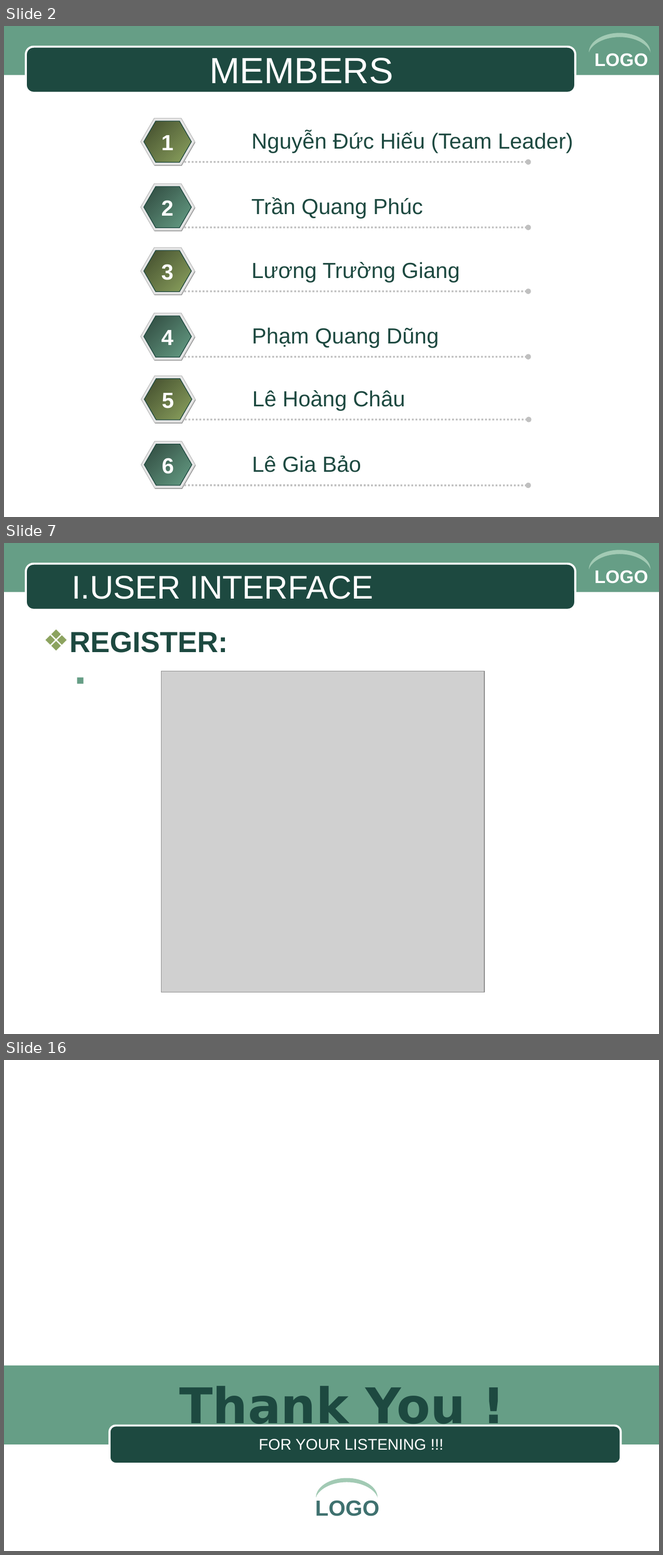
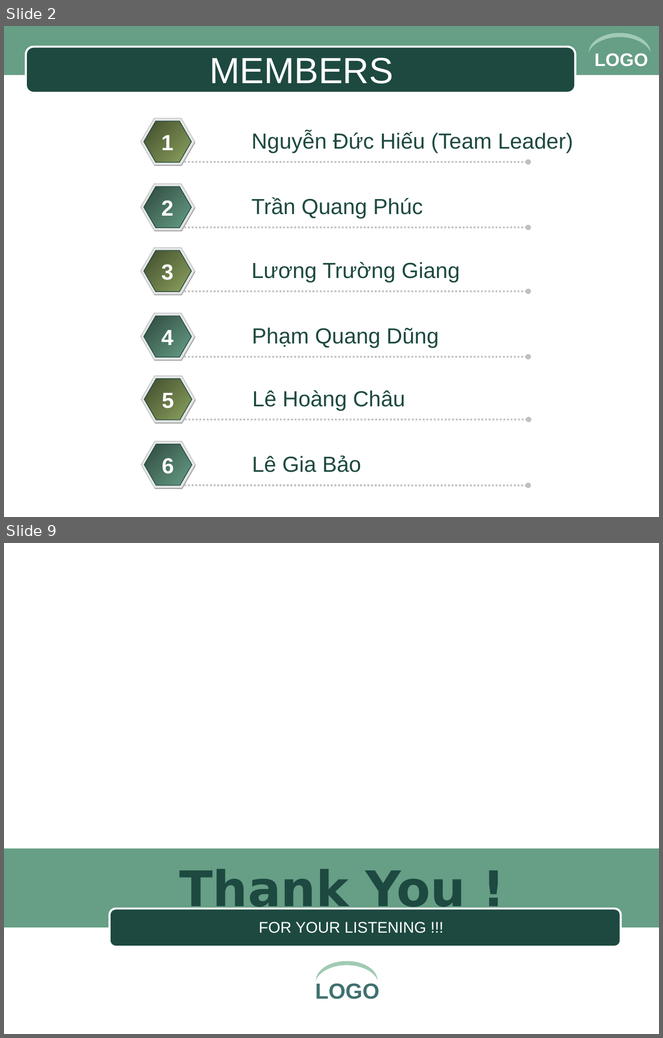
Before and after one commit to michelnguyen567/DoAn, a slide deck: baocao_slide/slide.ppt. Shown one above the other, each under a label of ours: slides 2, 7 and 16 before the commit, slides 2 and 9 after it; the slides between them are not shown. The pictures are 663x1555 and 663x1038 pixels, drawn with LibreOffice and Linux fonts; fonts in the diff are those of the drawing; grey boxes stand for pictures; background and template pictures are left out. Boxes give left, top, right and bottom in pixels: in the first picture for what was removed or moved away, otherwise in the second. Text is boxed around its words. In the diff, an @@ line names an element or a change of style, - is before the commit and + after.

```diff
--- a/baocao_slide/slide.ppt
+++ b/baocao_slide/slide.ppt
@@ slide 7 removed at (x1=4, y1=543, x2=659, y2=1034), background #FFFFFF; not listed: 4 template elements that a slide beside it also shows @@
@@ title removed at (x1=72, y1=576, x2=374, y2=599) @@
-I.USER INTERFACE
@@ text removed at (x1=70, y1=632, x2=228, y2=653) @@
-❖ REGISTER:
@@ picture removed at (x1=161, y1=671, x2=484, y2=993) @@
@@ what was slide 16 is now slide 9 @@
```
Also in this commit, not shown: 7 slides added, 13 other slides removed, 5 other files.
